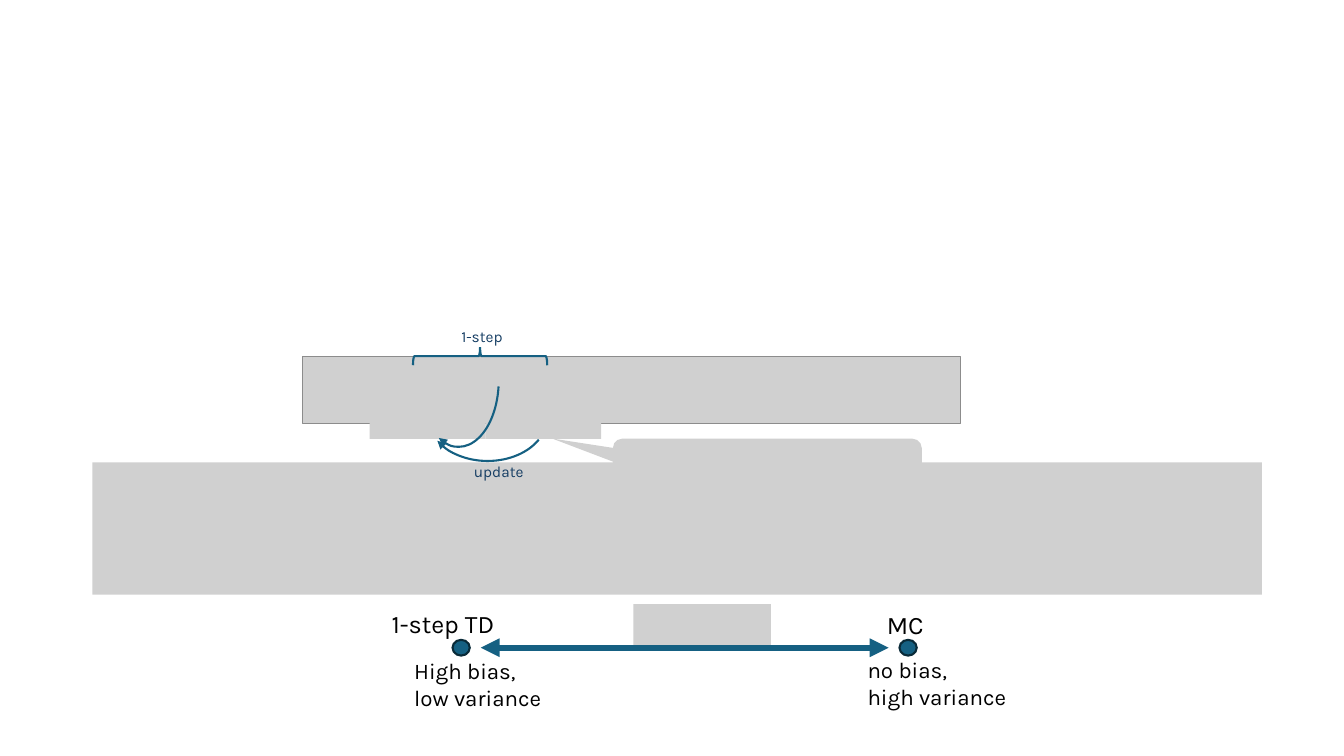
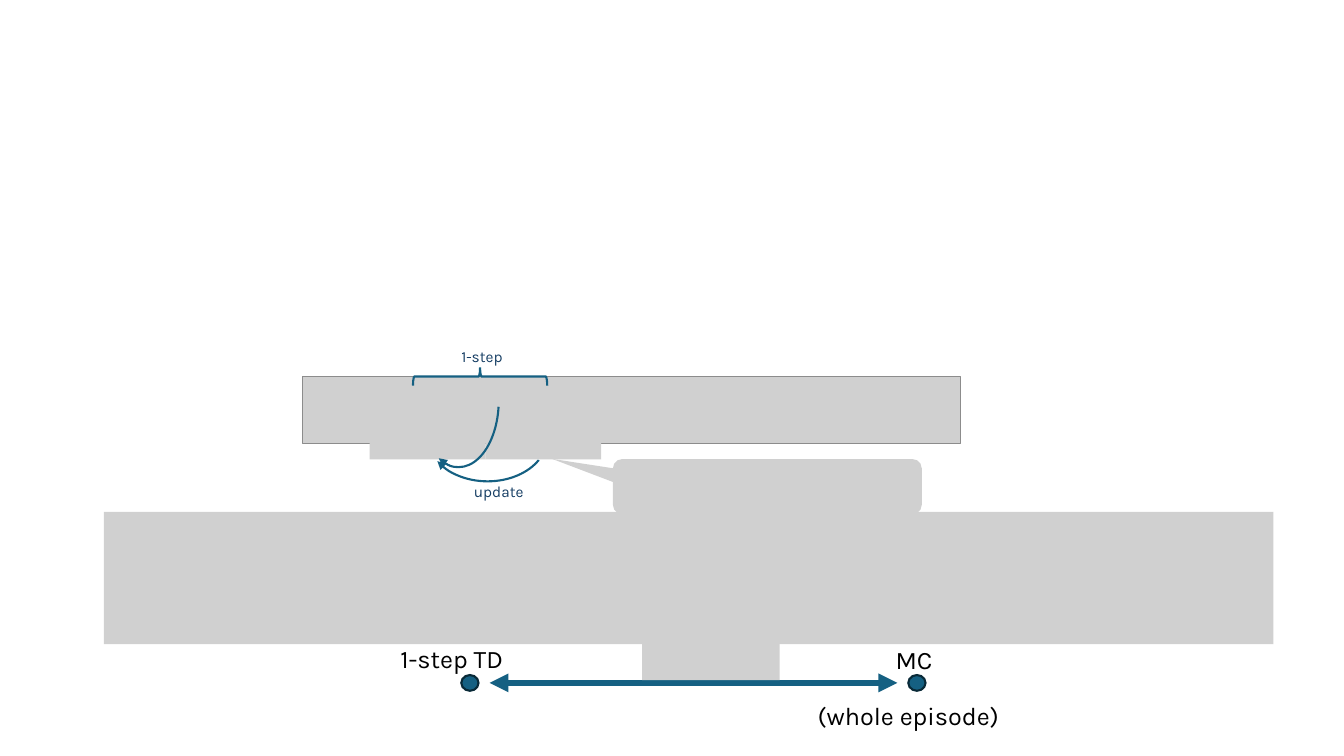
Before and after one commit to mhahsler/Introduction_to_Reinforcement_Learning, a slide deck: slide 4 of slides/Lecture_Chapter07.pptx. Drawn at 1344x756 pixels with LibreOffice and Linux fonts; fonts in the diff are those of the drawing; grey boxes stand for pictures. Boxes give left, top, right and bottom in pixels: in the first picture for what was removed or moved away, otherwise in the second. Text is boxed around its words. In the diff, an @@ line names an element or a change of style, - is before the commit and + after.

```diff
--- a/slides/Lecture_Chapter07.pptx
+++ b/slides/Lecture_Chapter07.pptx
@@ 4 pictures, 2 texts, 2 arc (boxed as its full ellipse)s, 1 right brace: place and size @@
-4 pictures, 2 texts, 2 arc (boxed as its full ellipse)s, 1 right brace at box(302, 314, 960, 494)
+4 pictures, 2 texts, 2 arc (boxed as its full ellipse)s, 1 right brace at box(302, 334, 960, 514)
@@ picture: place and size @@
-picture at box(93, 463, 1262, 595)
+picture at box(104, 512, 1273, 644)
@@ text removed at box(414, 663, 541, 707) @@
-High bias,
-low variance
@@ text removed at box(868, 662, 1006, 711) @@
-no bias,
-high variance
@@ 2 texts, 2 ellipses, 1 picture, 1 double arrow: place and size @@
-2 texts, 2 ellipses, 1 picture, 1 double arrow at box(392, 604, 924, 656)
+2 texts, 2 ellipses, 1 picture, 1 double arrow at box(400, 639, 933, 692)
@@ text added at box(818, 707, 999, 731), 18 pt, text #000000 @@
+(whole episode)
```
Also in this commit, not shown: 3 other slides changed, 1 slide added, 2 slides removed, 27 other files.
